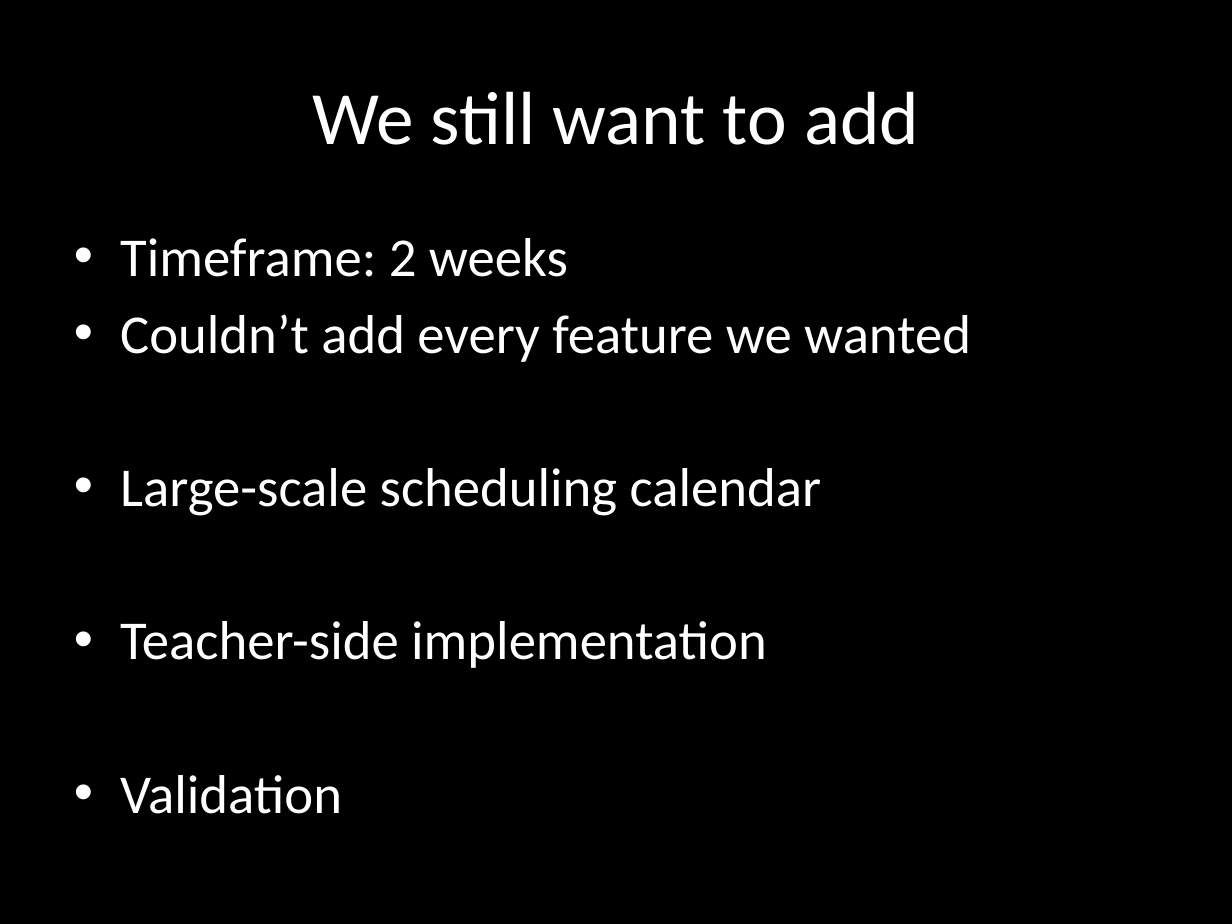
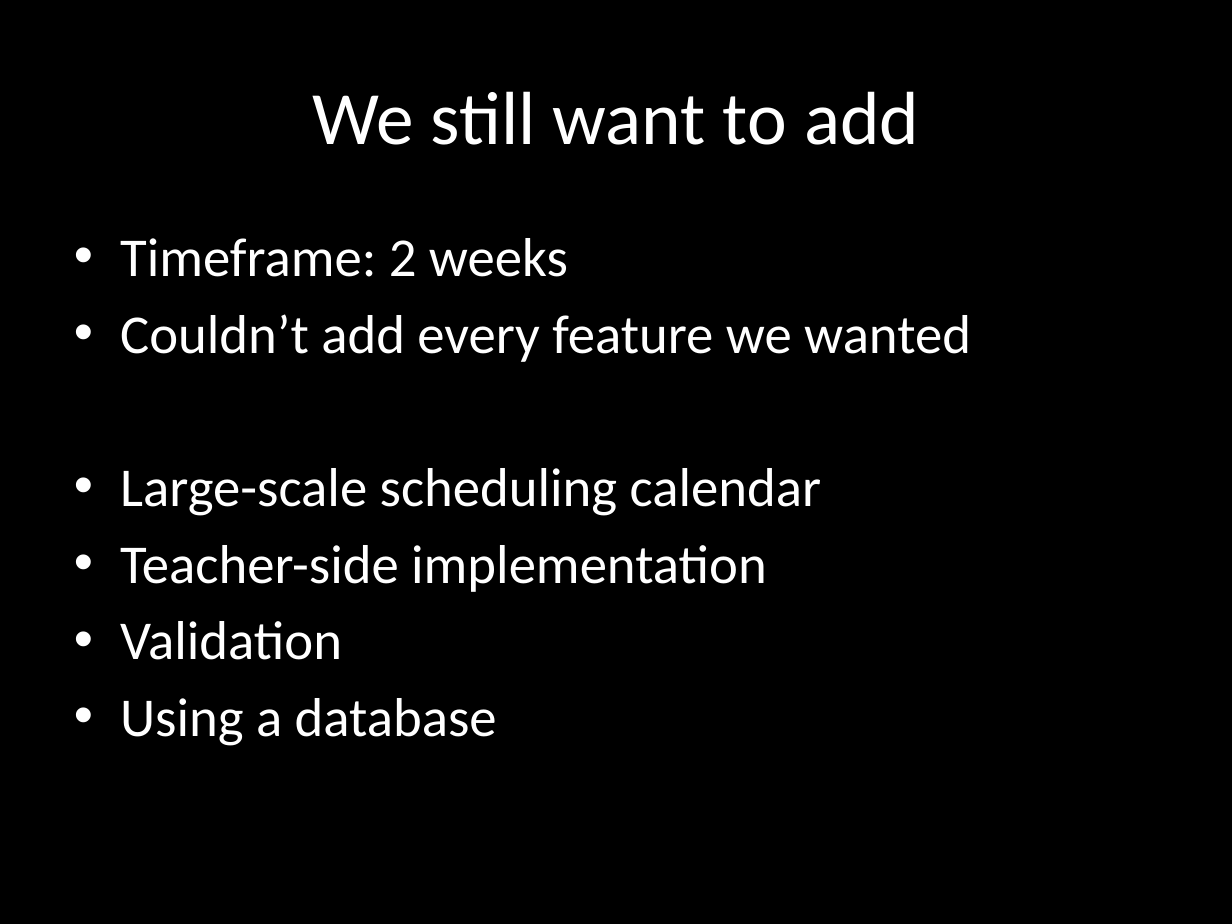
Before and after one commit to Deuro/Schedule-UMBC-DC-YW, a slide deck: slide 15 of Presentate.pptx. Drawn at 1232x924 pixels with LibreOffice and Linux fonts; fonts in the diff are those of the drawing. Boxes give left, top, right and bottom in pixels: in the first picture for what was removed or moved away, otherwise in the second. Text is boxed around its words. In the diff, an @@ line names an element or a change of style, - is before the commit and + after.

Commit message:
Updated PP

```diff
--- a/Presentate.pptx
+++ b/Presentate.pptx
@@ text at (120, 698, 497, 746): paragraph added @@
+• Using a database
```
Also in this commit, not shown: 1 slide removed.
